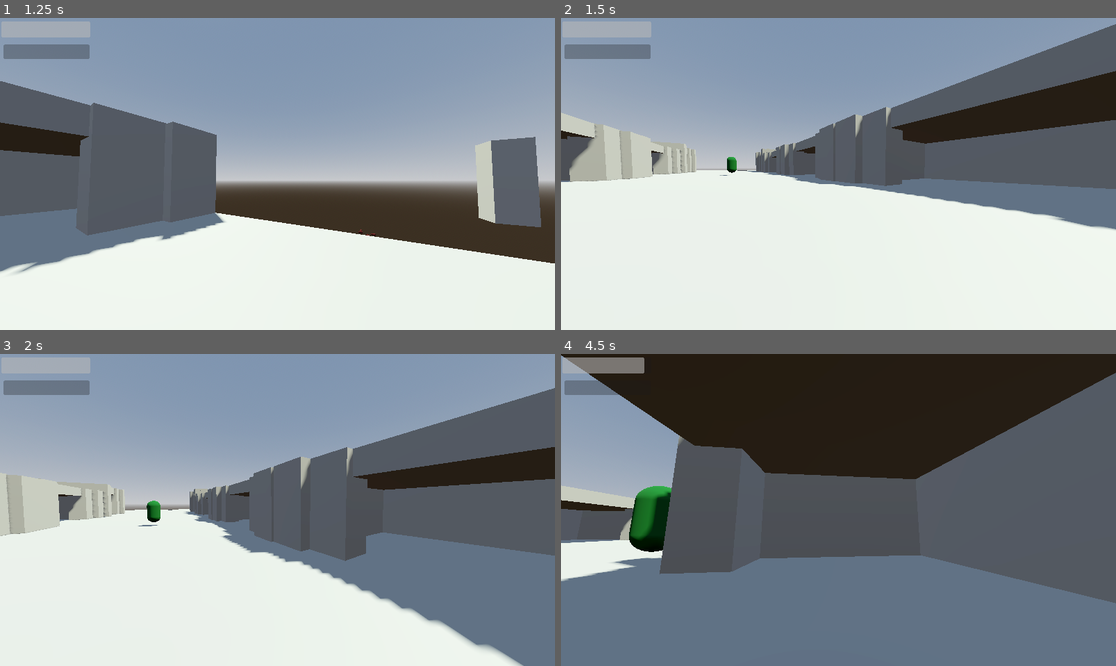
Above: before the commit, frames 1-4 (two rows, left to right).
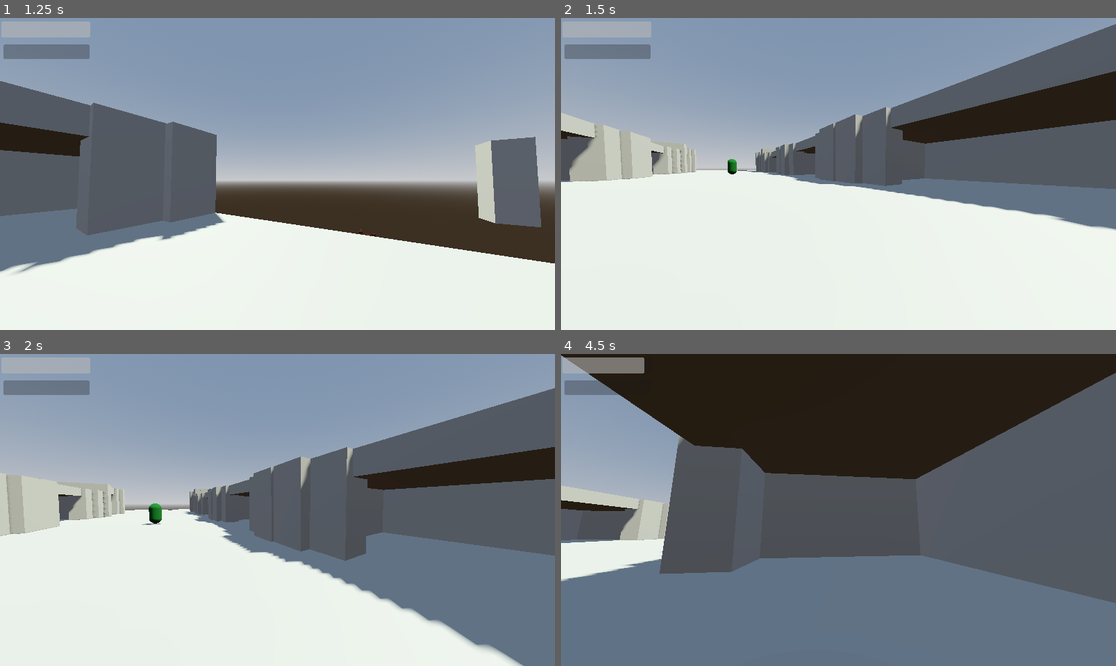
Above: after the commit, the same moments.

Repository: lungcollapser/record
Game: Godot game, scene res://scenes/world.tscn
The game is run twice, just before and just after one commit, with the same random seed, the same clock (stepped at 60 frames per second) and the same inputs.
Inputs (mouse positions are in pixels of both pictures, inside the frame that each line leads up to):
- Up to frame 1 (1.25 s): tap Enter (ui_accept) at 0.5, 0.77 s; move the mouse to (305, 174) at 0.52 s; hold W (forward) from 0.53 s (still down); hold Ctrl (crouch) from 0.53 s (still down)
- Up to frame 2 (1.5 s): keep holding W (forward); move the mouse to (810, 174) at 1.27 s; release Ctrl (crouch) at 1.28 s; click (810, 174) at 1.35 s
- Up to frame 3 (2 s): keep holding W (forward); tap Enter (ui_accept) at 1.52 s
- Up to frame 4 (4.5 s): keep holding W (forward); move the mouse to (849, 503) at 2.02 s; tap T (dropreceptacle) at 2.1 s; move the mouse to (832, 516) at 2.77 s; tap E (interact) at 2.85 s; tap Enter (ui_accept) at 3.02, 3.77 s; move the mouse to (877, 513) at 3.52 s; hold Shift (sprint) 3.53-4.28 s; move the mouse to (794, 506) at 4.27 s; tap R (stow) at 4.35 s

Frame 1 is identical in both runs. In frame 2, less than 0.1% of the frame differs, in the area x 28-32%, y 44-51%; in frame 3, 0.1%; in frame 4, 1.4%, in the area x 9-20%, y 42-68%.

Commit message:
sum collision werk

Diff:
--- a/scenes/dead_body_parts.tscn
+++ b/scenes/dead_body_parts.tscn
@@ -19,6 +19,7 @@
 
 [node name="LeftArmBody" type="RigidBody3D" parent="." groups=["Bussin"]]
 transform = Transform3D(1, 0, 0, 0, 1, 0, 0, 0, 1, -0.693915, 0, -0.598135)
+collision_layer = 2
 
 [node name="LeftArmShape" type="CollisionShape3D" parent="LeftArmBody"]
 transform = Transform3D(0.5, 0, 0, 0, -2.18557e-08, -0.5, 0, 0.5, -2.18557e-08, 1.35549, 0, 0)
@@ -32,6 +33,7 @@
 
 [node name="LeftLegBody" type="RigidBody3D" parent="." groups=["Bussin"]]
 transform = Transform3D(0.891007, 0, -0.453991, 0, 1, 0, 0.453991, 0, 0.891007, -0.0571295, -0.0125533, 1.01119)
+collision_layer = 2
 
 [node name="LeftLeg" type="MeshInstance3D" parent="LeftLegBody"]
 transform = Transform3D(0.35, 0, 0, 0, -1.5299e-08, -0.35, 0, 0.35, -1.5299e-08, 0.656511, 0, 0)
@@ -45,6 +47,7 @@
 
 [node name="RightArmBody" type="RigidBody3D" parent="." groups=["Bussin"]]
 transform = Transform3D(0.0540788, 0, -0.998537, 0, 1, 0, 0.998537, 0, 0.0540788, 1.57664, 0, -0.55579)
+collision_layer = 2
 
 [node name="RightArm" type="MeshInstance3D" parent="RightArmBody"]
 transform = Transform3D(0.35, 0, 0, 0, -1.5299e-08, -0.35, 0, 0.35, -1.5299e-08, 0, 0, 0)
@@ -58,6 +61,7 @@
 
 [node name="RightLegBody" type="RigidBody3D" parent="." groups=["Bussin"]]
 transform = Transform3D(-0.726575, 0, 0.687088, 0, 1, 0, -0.687088, 0, -0.726575, -0.582222, 0, 0.559184)
+collision_layer = 2
 
 [node name="RightLeg" type="MeshInstance3D" parent="RightLegBody"]
 transform = Transform3D(0.35, 0, 0, 0, -1.5299e-08, -0.35, 0, 0.35, -1.5299e-08, 0, 0, 0)
@@ -71,6 +75,7 @@
 
 [node name="HeadBody" type="RigidBody3D" parent="." groups=["Bussin"]]
 transform = Transform3D(0.79653, 0, 0.604599, 0, 1, 0, -0.604599, 0, 0.79653, -1.16444, 0, -1.02716)
+collision_layer = 2
 
 [node name="Head" type="MeshInstance3D" parent="HeadBody"]
 transform = Transform3D(0.35, 0, 0, 0, -1.5299e-08, -0.35, 0, 0.35, -1.5299e-08, 0, 0, 0)
--- a/scenes/enemy.tscn
+++ b/scenes/enemy.tscn
@@ -31,6 +31,6 @@
 shape = SubResource("SphereShape3D_ud0o8")
 
 [node name="EnemyNavigation" type="NavigationAgent3D" parent="."]
-path_height_offset = 0.5
+path_height_offset = 0.75
 
 [connection signal="body_entered" from="Area3D" to="." method="_on_area_3d_body_entered"]
--- a/scenes/player.tscn
+++ b/scenes/player.tscn
@@ -28,6 +28,7 @@
 [node name="Pickup" type="RayCast3D" parent="Playerbody/Head/Camera3D"]
 transform = Transform3D(1, 0, 0, 0, 1, 0, 0, 0, 1, 0, 0.0343571, 0)
 target_position = Vector3(0, -1, -5)
+collision_mask = 3
 
 [node name="Hold" type="Node3D" parent="Playerbody/Head/Camera3D"]
 transform = Transform3D(1, 0, 0, 0, 1, 0, 0, 0, 1, 0, 0.146398, -1.74557)
--- a/scenes/world.tscn
+++ b/scenes/world.tscn
@@ -17,6 +17,8 @@
 sky = SubResource("Sky_uq3wj")
 tonemap_mode = 2
 glow_enabled = true
+
+[sub_resource type="PhysicsMaterial" id="PhysicsMaterial_qw0q5"]
 
 [sub_resource type="ConvexPolygonShape3D" id="ConvexPolygonShape3D_7y1yk"]
 points = PackedVector3Array(0.192139, 0.312463, 0.0478066, -0.265009, 0.0920659, 0.0479925, -0.235959, 0.0786619, -0.00 …(937 unchanged characters)…
@@ -48,6 +50,7 @@
 
 [node name="blackgarbagebody" type="RigidBody3D" parent="."]
 transform = Transform3D(1, 0, 0, 0, -1, 8.74228e-08, 0, -8.74228e-08, -1, 2.47302, 1.71268, 0)
+physics_material_override = SubResource("PhysicsMaterial_qw0q5")
 center_of_mass_mode = 1
 center_of_mass = Vector3(0, 0.2, 0.1)
 inertia = Vector3(0, 0.01, 0)
--- a/scripts/enemy.gd
+++ b/scripts/enemy.gd
@@ -1,6 +1,6 @@
 extends CharacterBody3D
 
-const ENEMY_SPEED = 0.1
+const ENEMY_SPEED = 0.09
 var enemy_health = 100
 var player
 var player_area
Not shown: 1 places in scenes/world.tscn that only renumber resources
